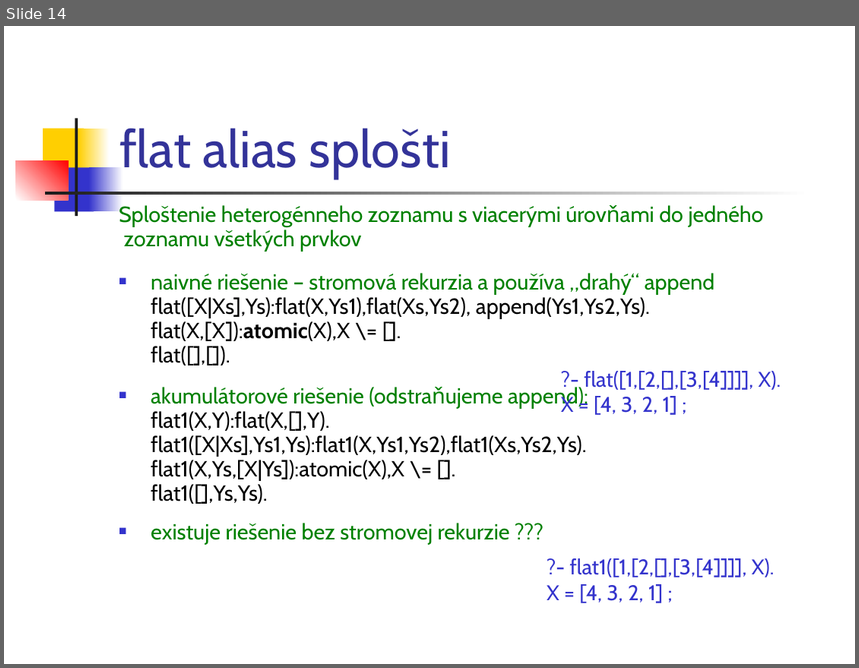
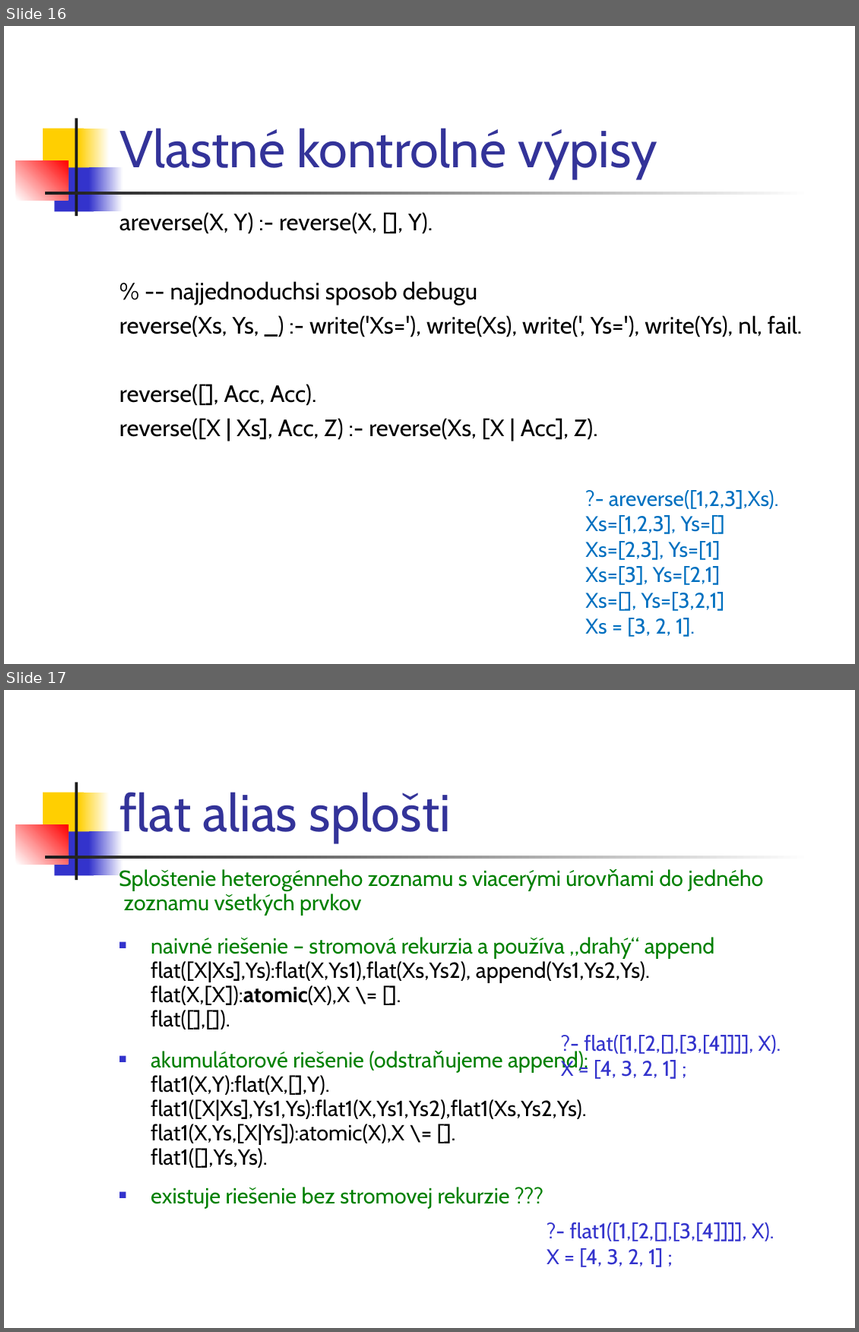
Before and after one commit to paradigmy/Prednasky, a slide deck: 11/logicke2.ppt. Shown one above the other, each under a label of ours: slide 14 before the commit, slides 16 and 17 after it. The pictures are 859x668 and 859x1332 pixels, drawn with LibreOffice and Linux fonts; fonts in the diff are those of the drawing. Boxes give left, top, right and bottom in pixels: in the first picture for what was removed or moved away, otherwise in the second. Text is boxed around its words. In the diff, an @@ line names an element or a change of style, - is before the commit and + after.

```diff
--- a/11/logicke2.ppt
+++ b/11/logicke2.ppt
@@ slide 16 added at [4,26,855,664], background #FFFFFF; not listed: 7 template elements that a slide beside it also shows @@
@@ title added at [120,128,658,179], 44 pt, text #333399 @@
+Vlastné kontrolné výpisy
@@ text added at [120,212,802,440], 20 pt, text #000000 @@
+areverse(X, Y) :- reverse(X, [], Y).
+% -- najjednoduchsi sposob debugu
+reverse(Xs, Ys, _) :- write('Xs='), write(Xs), write(', Ys='), write(Ys), nl, fail.
+reverse([], Acc, Acc).
+reverse([X | Xs], Acc, Z) :- reverse(Xs, [X | Acc], Z).
@@ text added at [585,490,779,637], 18 pt, text #0070C0 @@
+?- areverse([1,2,3],Xs).
+Xs=[1,2,3], Ys=[]
+Xs=[2,3], Ys=[1]
+Xs=[3], Ys=[2,1]
+Xs=[], Ys=[3,2,1]
+Xs = [3, 2, 1].
@@ what was slide 14 is now slide 17 @@
```
Also in this commit, not shown: 6 slides changed, 2 other slides added, 2 other files.
